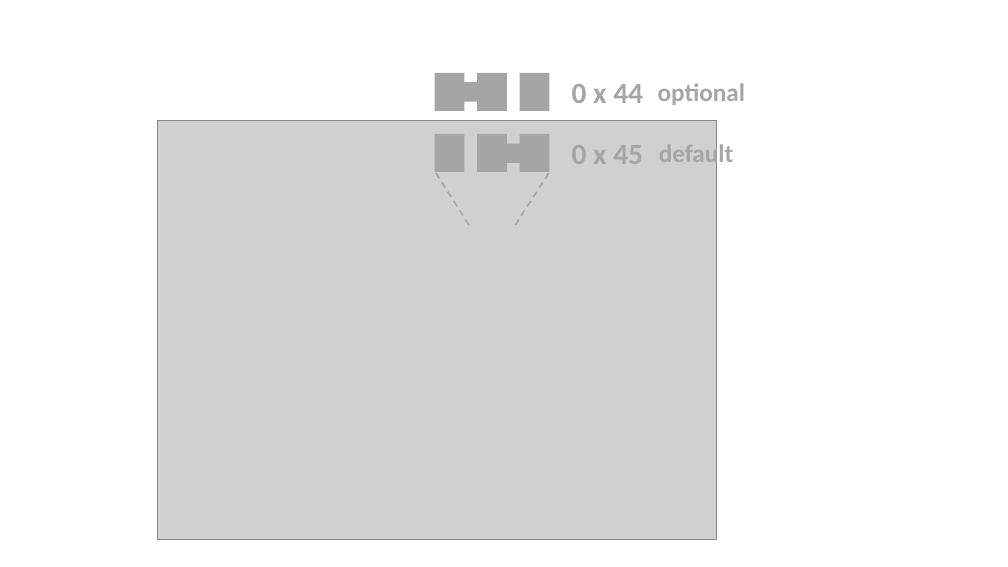
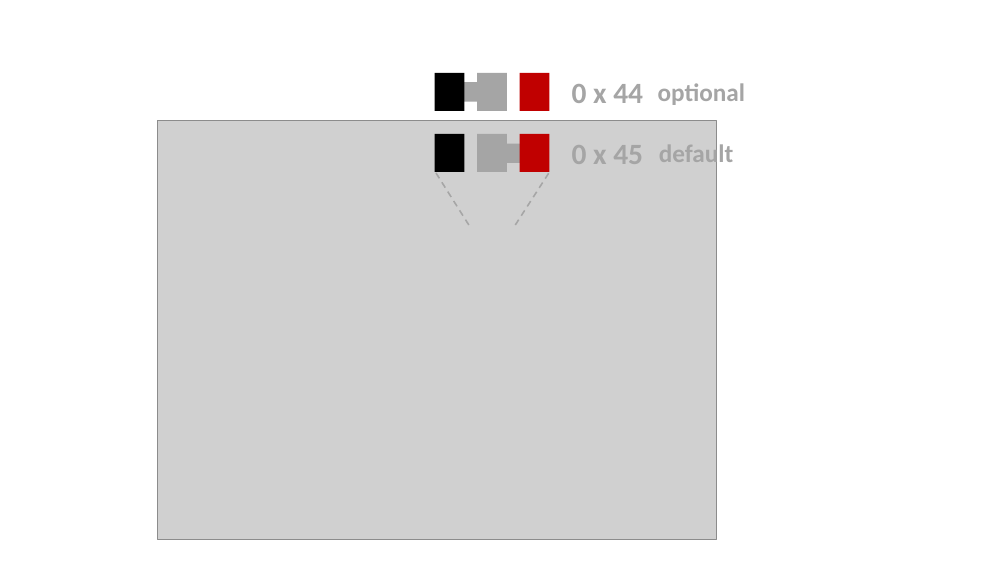
Before and after one commit to SeeedDocument/Grove-I2C_High_Accuracy_Temp-Humi_Sensor-SHT35, a slide deck: slide 2 of img/pin_out.pptx. Drawn at 1008x567 pixels with LibreOffice and Linux fonts; fonts in the diff are those of the drawing; grey boxes stand for pictures. Boxes give left, top, right and bottom in pixels: in the first picture for what was removed or moved away, otherwise in the second. Text is boxed around its words. In the diff, an @@ line names an element or a change of style, - is before the commit and + after.

```diff
--- a/img/pin_out.pptx
+++ b/img/pin_out.pptx
@@ rectangle at [434,73,464,111]: fill #A5A5A5 to #000000 @@
@@ rectangle at [520,73,549,111]: fill #A5A5A5 to #C00000 @@
@@ rectangle at [434,134,464,172]: fill #A5A5A5 to #000000 @@
@@ rectangle at [520,134,549,172]: fill #A5A5A5 to #C00000 @@
```
Also in this commit, not shown: 1 other file.
